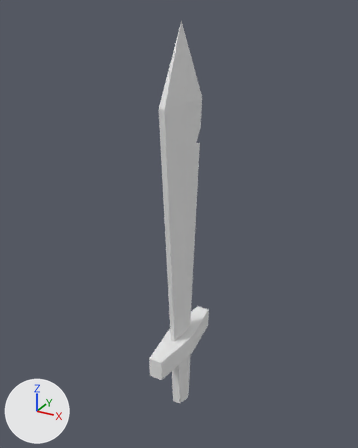
Two versions of the FBX model Content/Weapons/WoodenSword/Meshes/SM_Sword_001.fbx, one commit apart.
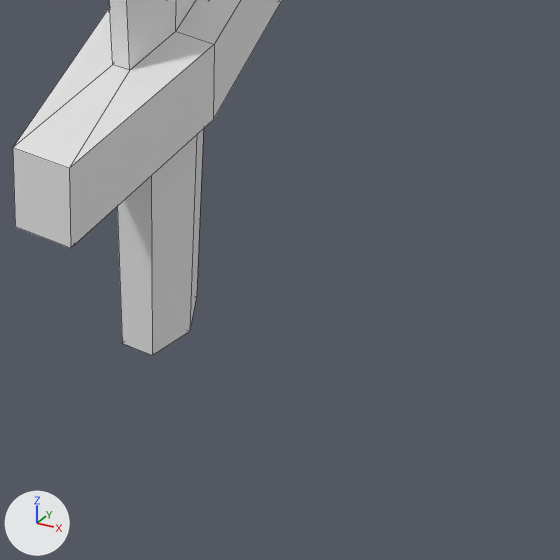
Each version appears first whole from a camera (50 mm lens) standing at (0.375, -0.69, 0.724) and looking at (-0.014, 0.018, 0.371), and next in a close-up on the part from 41% to 75% of the width and 73% to 100% of the height. Every picture has the same lights, and +X, +Y and +Z are marked at lower left. The close-ups show mesh edges as thin lines. Where no turn or scale is listed for an object, it has been applied to the vertices.

The older version as bpy lines, for what is in view:
```python
me_cylinder = bpy.data.meshes.new('Cylinder')
me_cylinder.from_pydata(...)  # 56 vertices, 60 faces; spans x -0.025..0.025, y -0.095..0.095, z 0.0..0.705
me_cylinder.materials.append(mat_sword)  # white #e7e7e7
ob_sword = bpy.data.objects.new('Sword', me_cylinder)
ob_sword.location = (0.0, 0.0, 0.0)
```
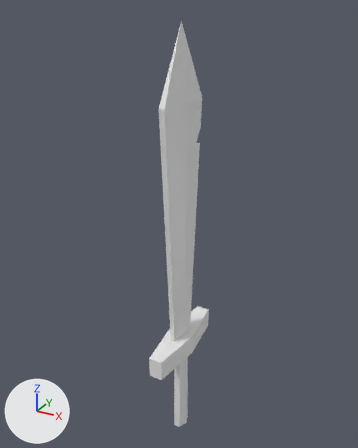
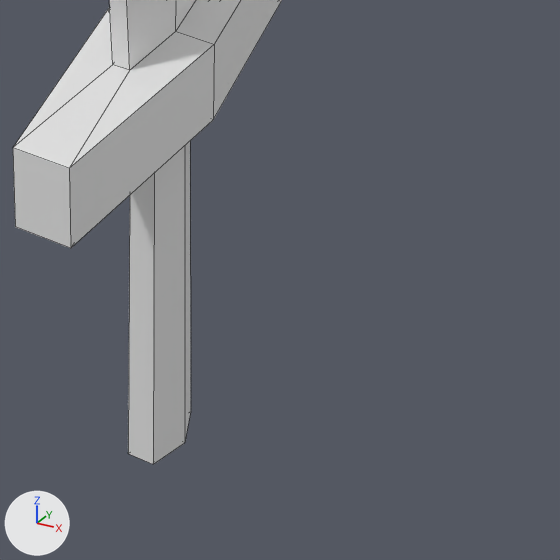
The newer file is also rescaled (x0.808), turned or shifted as a whole; pictures and numbers use the older file's frame.

Changed parts and their boxes [x1, y1, x2, y2] in the close-ups (560 x 560 px; the box of a moved part takes in the faces that stretch with it):
'Sword', reshaped
    before: [13, 0, 282, 355]
    after: [13, 0, 282, 464]
part 1 of me_cylinder, moved or reshaped
    before: [117, 130, 203, 355]
    after: [128, 141, 191, 464]

The change in detail:
me_cylinder has 56 vertices, 60 faces and spans x -0.025..0.025, y -0.095..0.095, z 0.0..0.705.
me_cylinder is used by ob_sword; location (0.0, 0.0, 0.0).
Part 1, on me_cylinder:
Vertex 4 of me_cylinder moves from (-0.009, -0.024, 0.117) to (-0.006, -0.016, 0.117).
Vertex 5 of me_cylinder moves from (0.009, -0.024, 0.117) to (0.006, -0.016, 0.117).
Vertex 7 of me_cylinder moves from (-0.007, -0.021, 0.0) at pixel (122, 343) to (-0.006, -0.018, -0.066) at pixel (128, 453).
Vertex 8 of me_cylinder moves from (0.007, -0.021, 0.0) at pixel (152, 355) to (0.006, -0.018, -0.066) at pixel (153, 464).
Vertex 18 of me_cylinder moves from (-0.009, 0.024, 0.117) to (-0.006, 0.016, 0.117).
Vertex 19 of me_cylinder moves from (0.009, 0.024, 0.117) to (0.006, 0.016, 0.117).
Vertex 20 of me_cylinder moves from (-0.007, 0.021, 0.0) to (-0.006, 0.018, -0.066).
Vertex 21 of me_cylinder moves from (0.007, 0.021, 0.0) at pixel (196, 296) to (0.006, 0.018, -0.066) at pixel (190, 411).
Vertex 31 of me_cylinder moves from (-0.017, 0.0, 0.117) to (-0.011, 0.0, 0.117).
Vertex 32 of me_cylinder moves from (0.017, 0.0, 0.117) to (0.011, 0.0, 0.117).
Vertex 33 of me_cylinder moves from (-0.015, 0.0, 0.0) to (-0.013, 0.0, -0.066).
Vertex 34 of me_cylinder moves from (0.015, 0.0, 0.0) at pixel (189, 331) to (0.013, 0.0, -0.066) at pixel (184, 442).
Vertex 37 of me_cylinder moves from (0.0, 0.0, 0.0) to (0.0, 0.0, -0.066).
